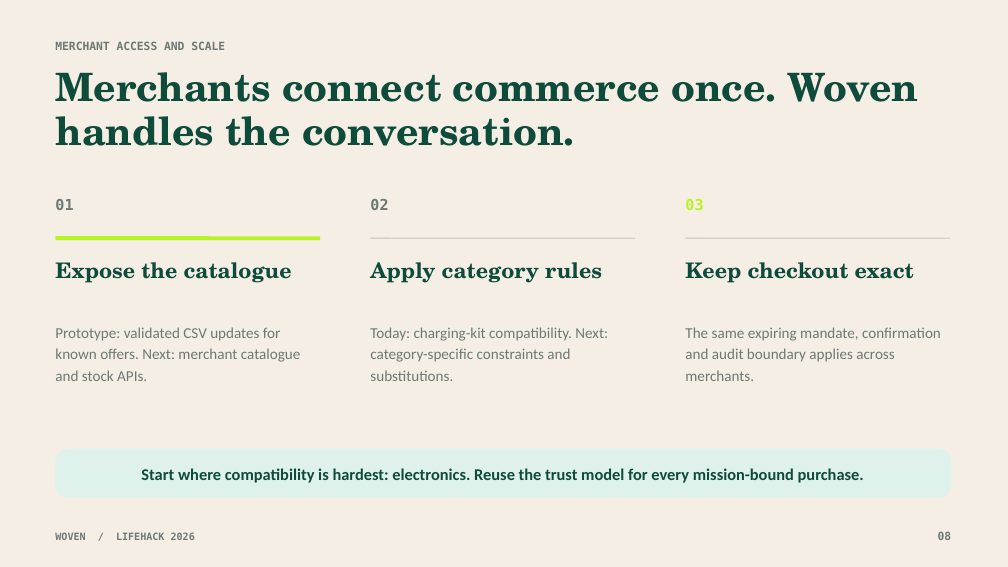
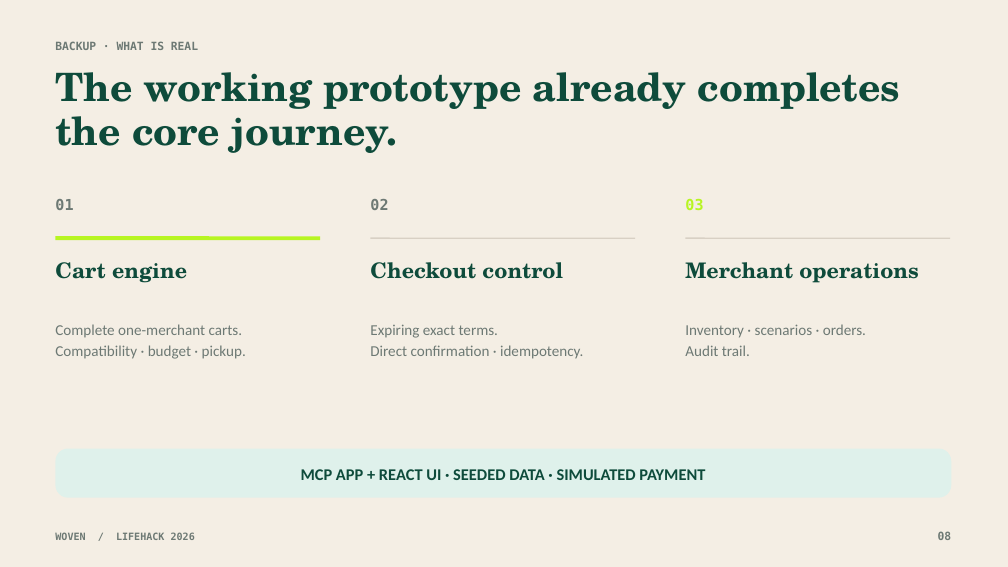
Before and after one commit to Ducksss/LifeHack-2026, a slide deck: slide 8 of docs/Woven-Hackathon-Pitch.pptx. Drawn at 1008x567 pixels with LibreOffice and Linux fonts; fonts in the diff are those of the drawing. Boxes give left, top, right and bottom in pixels: in the first picture for what was removed or moved away, otherwise in the second. Text is boxed around its words. In the diff, an @@ line names an element or a change of style, - is before the commit and + after.

Commit message:
docs(feat): refresh Woven pitch and gallery visuals
Regenerate the judge deck around the three-minute story, add a reusable Devpost visual deck, and replace the architecture, user-flow, and trust-boundary gallery renders with verified 1600x900 assets.

```diff
--- a/docs/Woven-Hackathon-Pitch.pptx
+++ b/docs/Woven-Hackathon-Pitch.pptx
@@ text at (x1=55, y1=41, x2=198, y2=50): text changed @@
-MERCHANT ACCESS AND SCALE
+BACKUP · WHAT IS REAL
@@ text at (x1=55, y1=72, x2=900, y2=153): text changed @@
-Merchants connect commerce once. Woven handles the conversation.
+The working prototype already completes the core journey.
@@ text at (x1=55, y1=262, x2=187, y2=283): text changed @@
-Expose the catalogue
+Cart engine
@@ text at (x1=370, y1=262, x2=563, y2=279): text changed @@
-Apply category rules
+Checkout control
@@ text at (x1=685, y1=262, x2=919, y2=283): text changed @@
-Keep checkout exact
+Merchant operations
@@ text at (x1=55, y1=324, x2=246, y2=359): text changed @@
-Prototype: validated CSV updates for known offers. Next: merchant catalogue and stock APIs.
+Complete one-merchant carts.
+Compatibility · budget · pickup.
@@ text at (x1=370, y1=324, x2=583, y2=359): text changed @@
-Today: charging-kit compatibility. Next: category-specific constraints and substitutions.
+Expiring exact terms.
+Direct confirmation · idempotency.
@@ text at (x1=685, y1=324, x2=866, y2=356): text changed @@
-The same expiring mandate, confirmation and audit boundary applies across merchants.
+Inventory · scenarios · orders.
+Audit trail.
@@ text at (x1=301, y1=469, x2=705, y2=480): text changed @@
-Start where compatibility is hardest: electronics. Reuse the trust model for every mission-bound purchase.
+MCP APP + REACT UI · SEEDED DATA · SIMULATED PAYMENT
```
Also in this commit, not shown: 5 other slides changed, 4 slides added, 2 slides removed, 4 other files.
